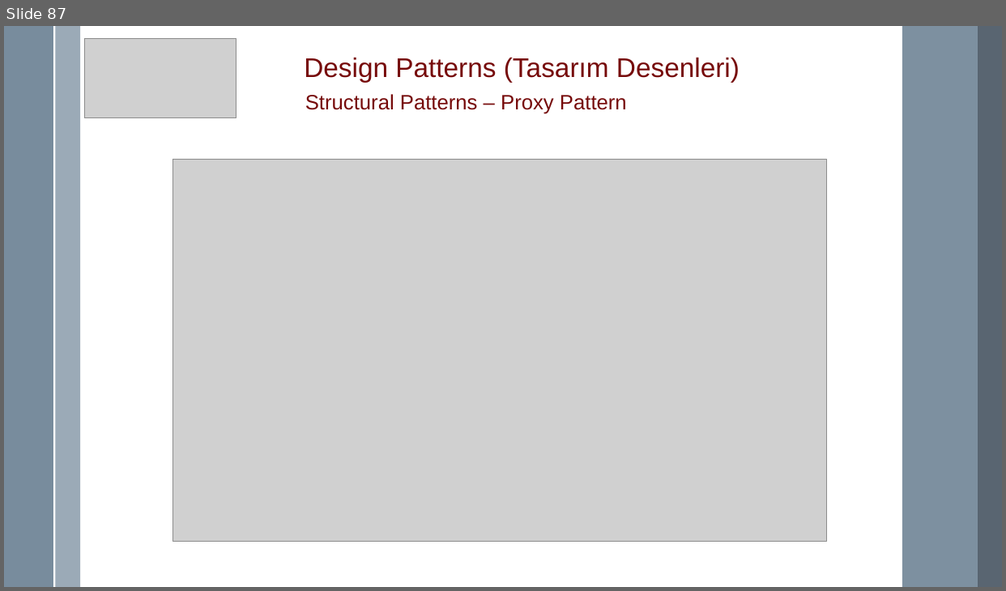
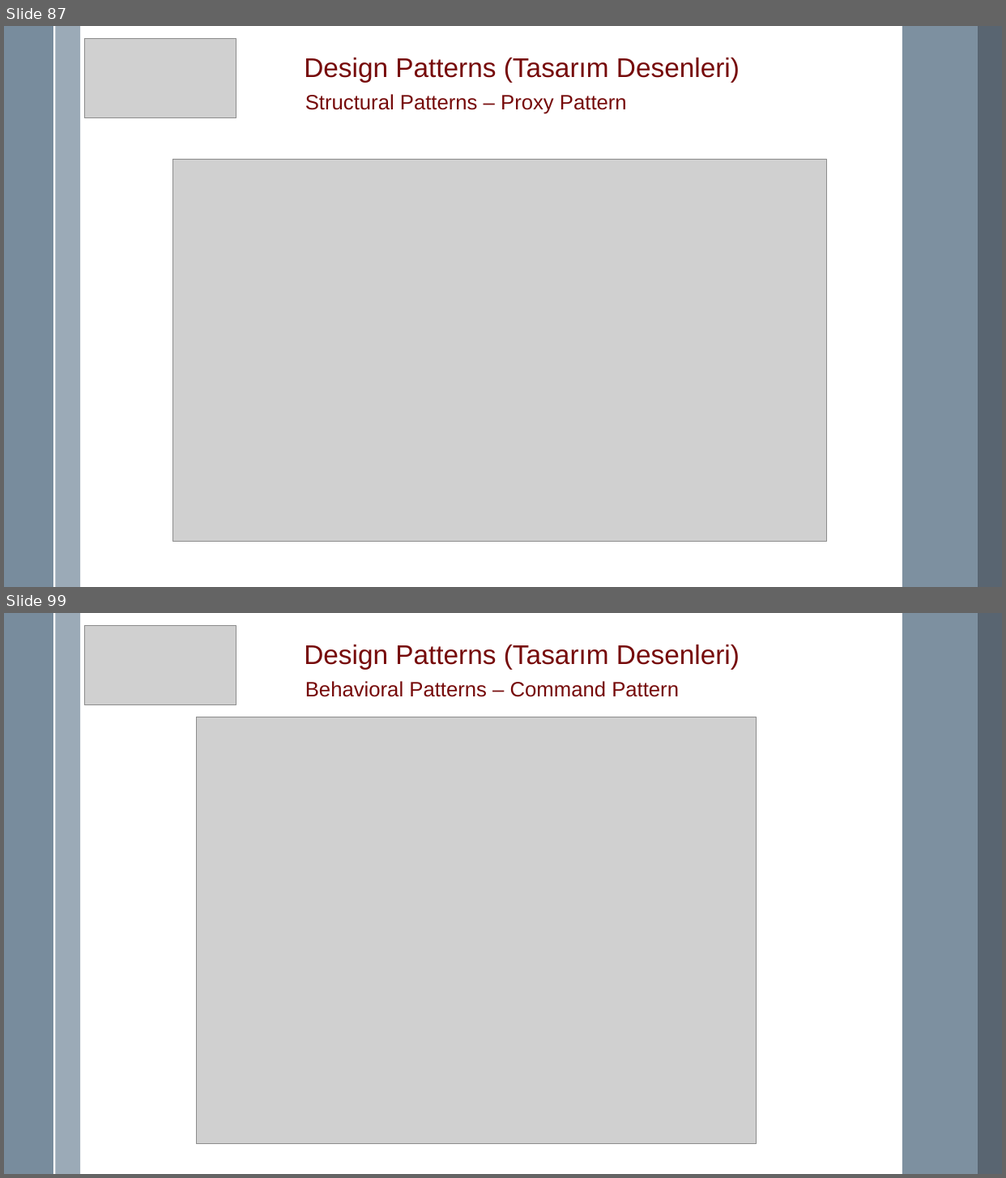
Before and after one commit to mremregok/DesignPattern, a slide deck: Design Pattern.pptx. Shown one above the other, each under a label of ours: slide 87 before the commit, slides 87 and 99 after it; the slides between them are not shown. The pictures are 1006x591 and 1006x1178 pixels, drawn with LibreOffice and Linux fonts; fonts in the diff are those of the drawing; grey boxes stand for pictures. Boxes give left, top, right and bottom in pixels: in the first picture for what was removed or moved away, otherwise in the second. Text is boxed around its words. In the diff, an @@ line names an element or a change of style, - is before the commit and + after.

Commit message:
Davranışsal tasarım desenlerinden Chain of Responsibility ve Command eklendi.

```diff
--- a/Design Pattern.pptx
+++ b/Design Pattern.pptx
@@ slide 99 added at <box>4,613,1002,1174</box>, background #FFFFFF; not listed: 5 template elements that a slide beside it also shows @@
@@ picture added at <box>84,626,236,705</box> @@
@@ text added at <box>304,644,739,669</box>, 26 pt, text #760A0A @@
+Design Patterns (Tasarım Desenleri)
@@ text added at <box>305,681,679,697</box>, 20 pt, text #760A0A @@
+Behavioral Patterns – Command Pattern
@@ picture added at <box>197,717,756,1144</box> @@
```
Also in this commit, not shown: 13 other slides added, 18 other files.
